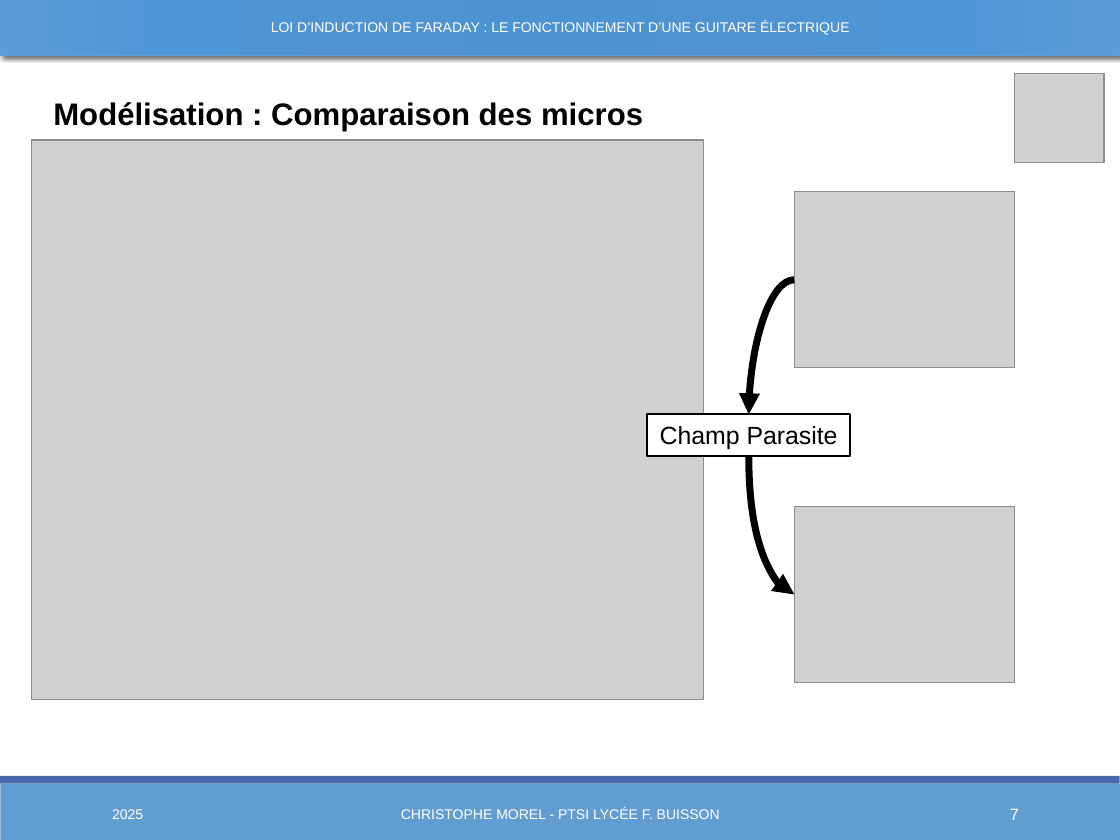
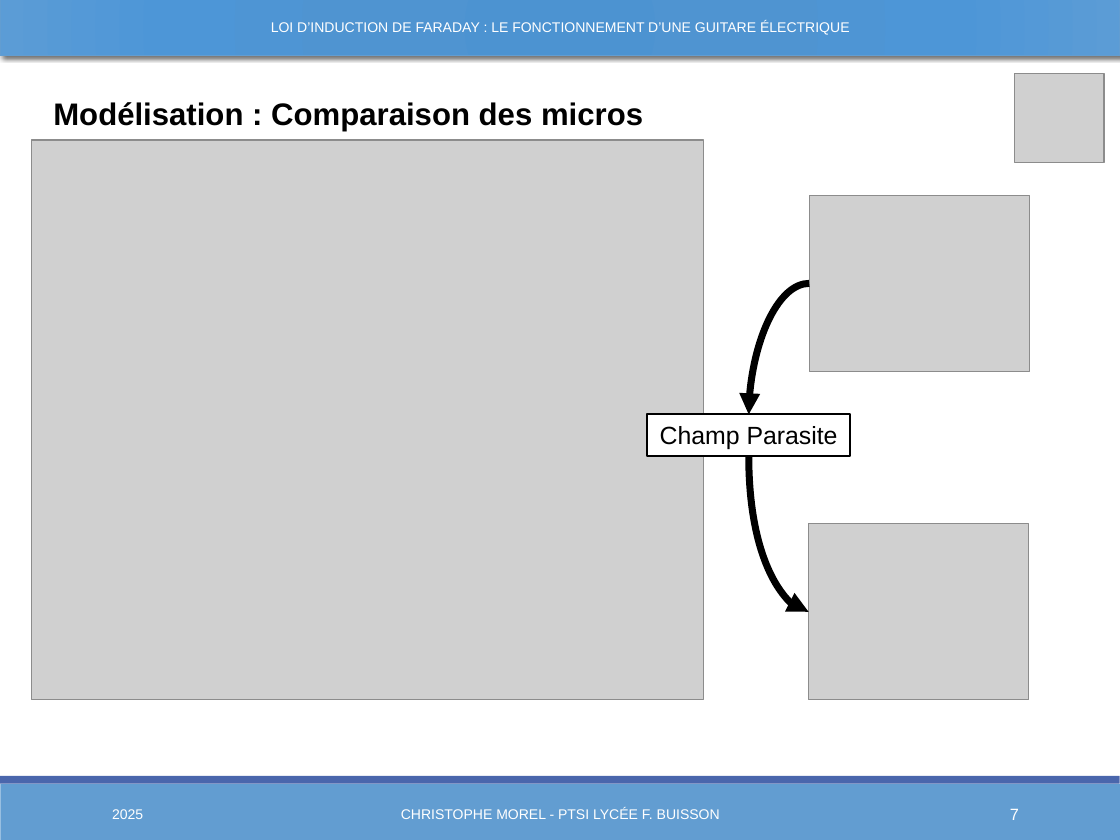
Before and after one commit to Chrismorel7/TIPE---Micro_guitare_elec, a slide deck: slide 7 of Views/Presentation3.pptx. Drawn at 1120x840 pixels with LibreOffice and Linux fonts; fonts in the diff are those of the drawing; grey boxes stand for pictures. Boxes give left, top, right and bottom in pixels: in the first picture for what was removed or moved away, otherwise in the second. Text is boxed around its words. In the diff, an @@ line names an element or a change of style, - is before the commit and + after.

```diff
--- a/Views/Presentation3.pptx
+++ b/Views/Presentation3.pptx
@@ picture: place and size @@
-picture at [794, 192, 1015, 367]
+picture at [809, 195, 1029, 371]
@@ curved arrow moved from (794, 280) - (748, 414) to (809, 283) - (748, 414) @@
@@ curved arrow moved from (748, 456) - (794, 595) to (748, 456) - (809, 612) @@
@@ picture: place and size @@
-picture at [794, 506, 1015, 682]
+picture at [809, 524, 1029, 700]
```
Also in this commit, not shown: 4 other slides changed, 20 other files.
